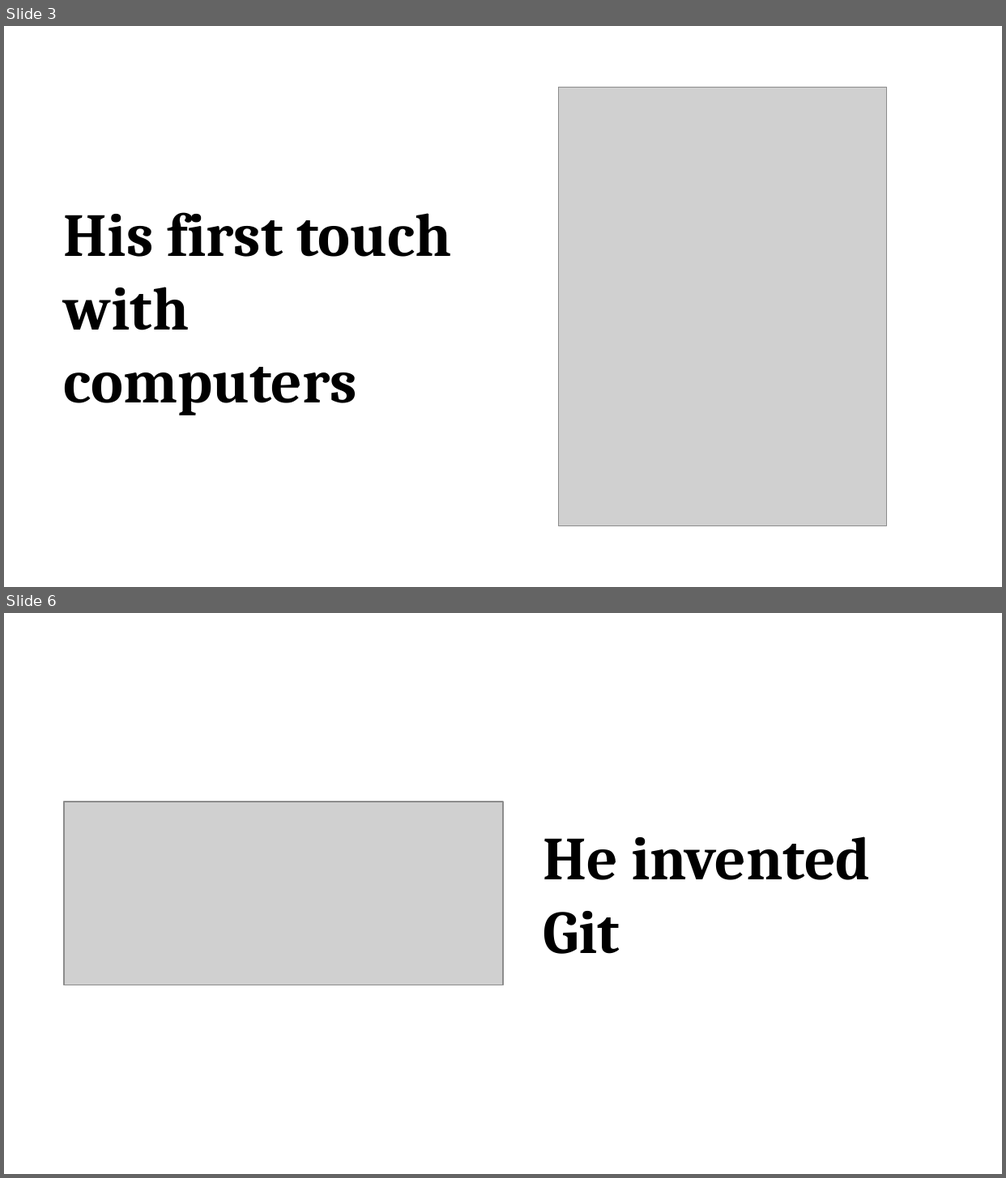
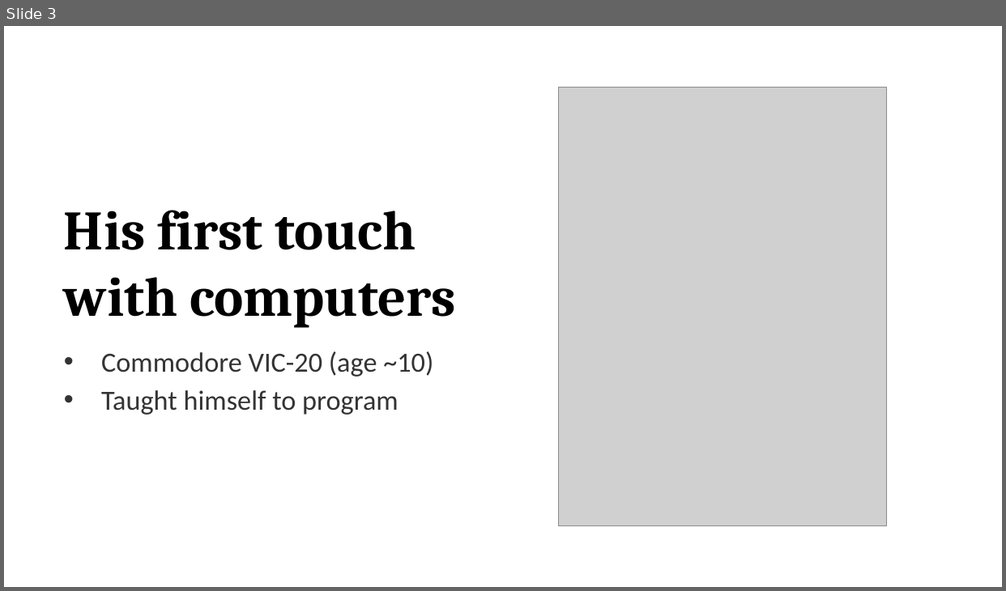
Before and after one commit to promilek2/Najs, a slide deck: Linus_Torvalds.pptx. Shown one above the other, each under a label of ours: slides 3 and 6 before the commit, slide 3 after it; the slides between them are not shown. The pictures are 1006x1178 and 1006x591 pixels, drawn with LibreOffice and Linux fonts; fonts in the diff are those of the drawing; grey boxes stand for pictures. Boxes give left, top, right and bottom in pixels: in the first picture for what was removed or moved away, otherwise in the second. Text is boxed around its words. In the diff, an @@ line names an element or a change of style, - is before the commit and + after.

```diff
--- a/Linus_Torvalds.pptx
+++ b/Linus_Torvalds.pptx
@@ slide 6 removed at [4, 613, 1002, 1174], background #FFFFFF @@
@@ picture removed at [64, 802, 503, 986] @@
@@ text removed at [543, 837, 871, 954] @@
-He invented Git
@@ slide 3 changed as well @@
@@ text at [64, 210, 456, 328]: size 44 to 40 pt in "His first touch with computers"; more space between paragraphs @@
@@ text at [101, 352, 433, 415]: paragraphs added @@
+• Commodore VIC-20 (age ~10)
+• Taught himself to program
```
Also in this commit, not shown: 5 other slides changed, 2 slides added, 1 other slide removed, 2 other files.
